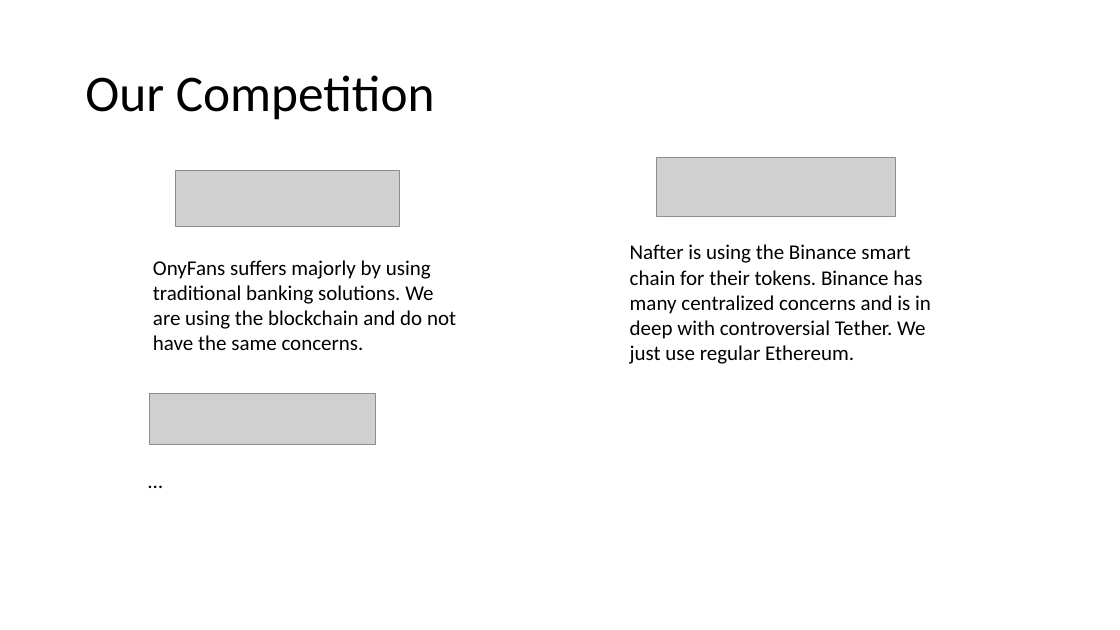
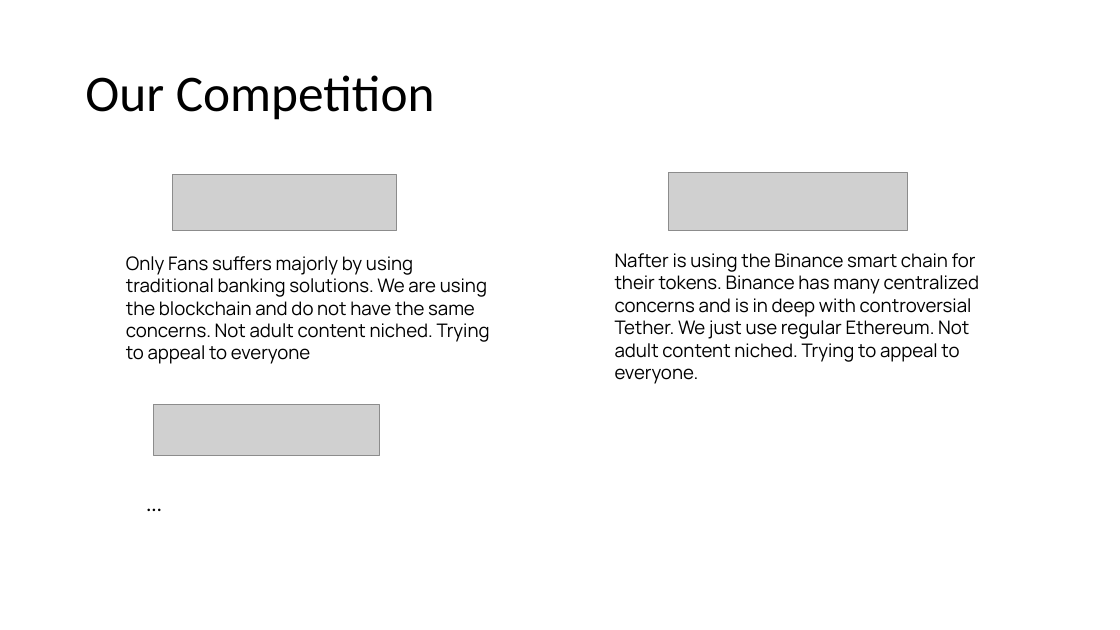
Before and after one commit to own-me/nude-pitch, a slide deck: slide 11 of own-me-pitch.pptx (slide 9 before the commit). Drawn at 1120x630 pixels with LibreOffice and Linux fonts; fonts in the diff are those of the drawing; grey boxes stand for pictures. Boxes give left, top, right and bottom in pixels: in the first picture for what was removed or moved away, otherwise in the second. Text is boxed around its words. In the diff, an @@ line names an element or a change of style, - is before the commit and + after.

```diff
--- a/own-me-pitch.pptx
+++ b/own-me-pitch.pptx
@@ picture moved from (x1=176, y1=171, x2=400, y2=227) to (x1=172, y1=175, x2=397, y2=231) @@
@@ picture moved from (x1=656, y1=158, x2=895, y2=217) to (x1=669, y1=172, x2=907, y2=231) @@
@@ text at (x1=126, y1=256, x2=490, y2=364): text changed; size 18 to 16 pt; font Calibri to Manrope @@
-OnyFans suffers majorly by using traditional banking solutions. We are using the blockchain and do not have the same concerns.
+Only Fans suffers majorly by using traditional banking solutions. We are using the blockchain and do not have the same concerns. Not adult content niched. Trying to appeal to everyone
@@ text at (x1=615, y1=253, x2=979, y2=384): text changed; size 18 to 16 pt; font Calibri to Manrope @@
-Nafter is using the Binance smart chain for their tokens. Binance has many centralized concerns and is in deep with controversial Tether. We just use regular Ethereum.
+Nafter is using the Binance smart chain for their tokens. Binance has many centralized concerns and is in deep with controversial Tether. We just use regular Ethereum. Not adult content niched. Trying to appeal to everyone.
@@ picture moved from (x1=150, y1=393, x2=376, y2=444) to (x1=154, y1=404, x2=380, y2=455) @@
@@ text "…" moved from (x1=139, y1=464, x2=463, y2=497) to (x1=139, y1=486, x2=462, y2=520) @@
```
Also in this commit, not shown: 2 other slides changed, 2 slides added, 1 slide removed.
